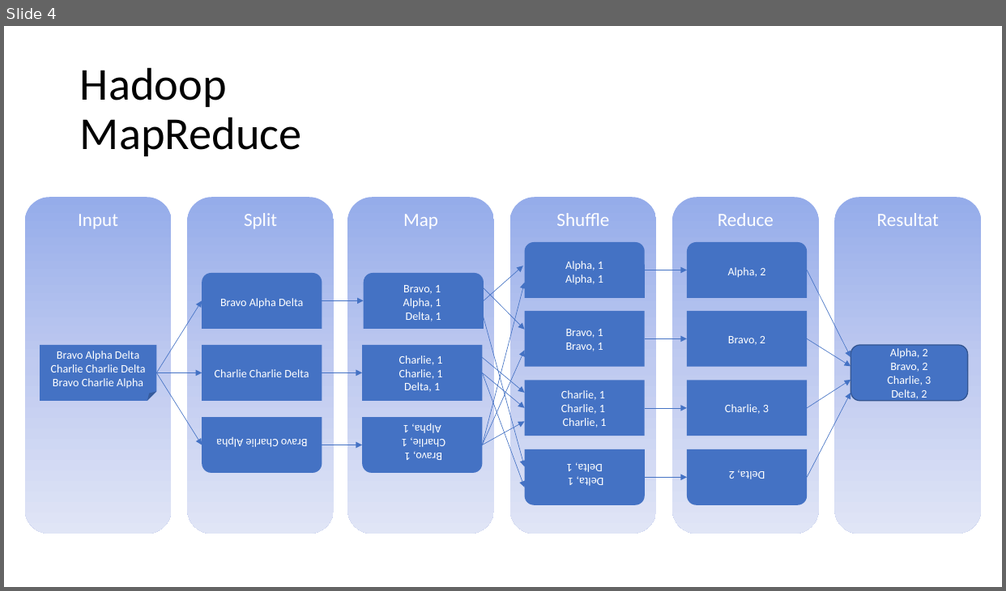
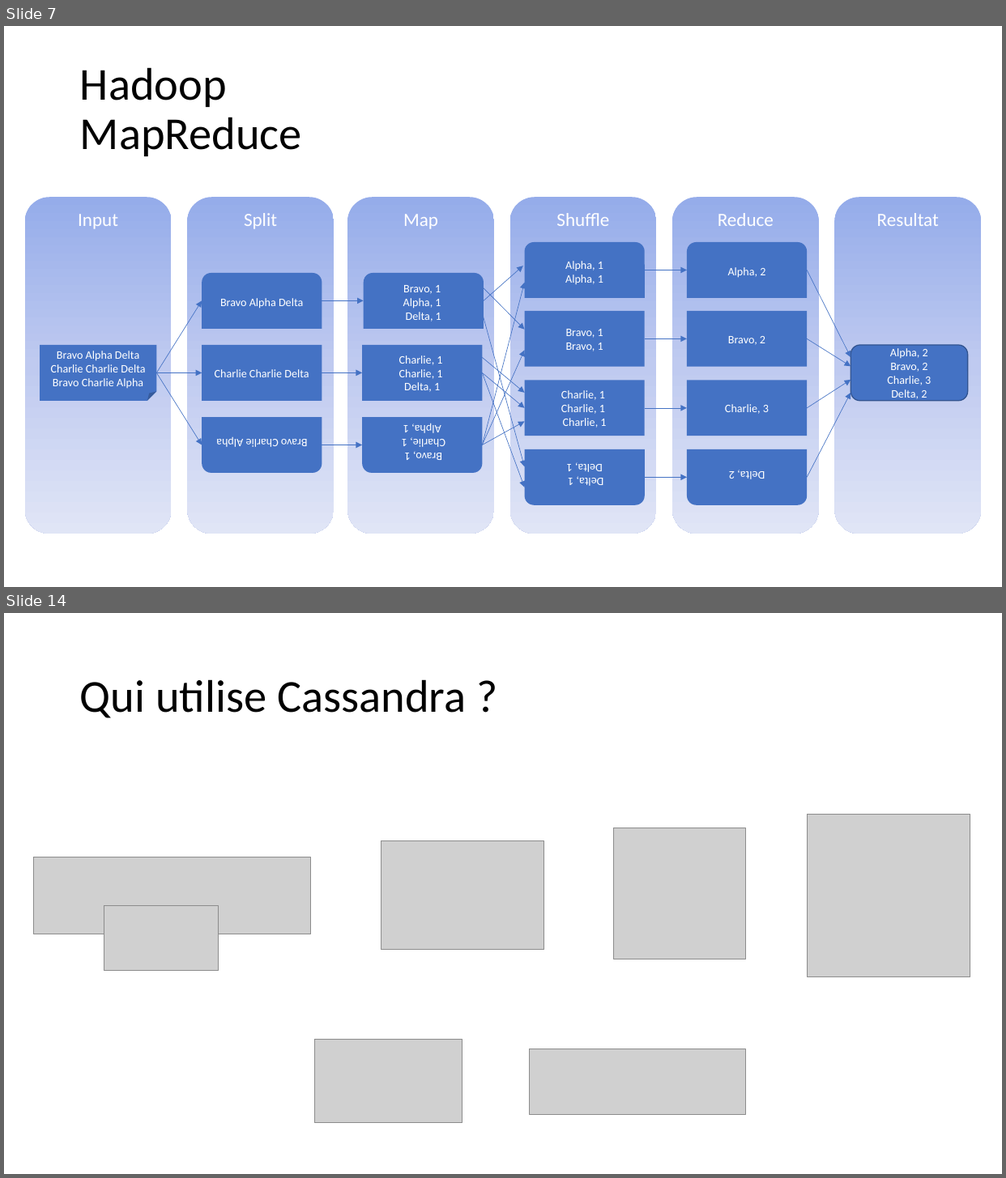
Before and after one commit to matritz-pro/share, a slide deck: topics/Data/bd/hadoop_cassandra/Hadoop_Cassandra.pptx. Shown one above the other, each under a label of ours: slide 4 before the commit, slides 7 and 14 after it; the slides between them are not shown. The pictures are 1006x591 and 1006x1178 pixels, drawn with LibreOffice and Linux fonts; fonts in the diff are those of the drawing; grey boxes stand for pictures. Boxes give left, top, right and bottom in pixels: in the first picture for what was removed or moved away, otherwise in the second. Text is boxed around its words. In the diff, an @@ line names an element or a change of style, - is before the commit and + after.

```diff
--- a/topics/Data/bd/hadoop_cassandra/Hadoop_Cassandra.pptx
+++ b/topics/Data/bd/hadoop_cassandra/Hadoop_Cassandra.pptx
@@ slide 14 added at [4,613,1002,1174], background #FFFFFF @@
@@ title added at [80,679,466,718], 44 pt, text #000000 @@
+Qui utilise Cassandra ?
@@ picture added at [614,828,746,960] @@
@@ picture added at [808,815,970,977] @@
@@ picture added at [381,841,543,950] @@
@@ picture added at [34,858,311,934] @@
@@ picture added at [104,906,219,971] @@
@@ picture added at [315,1040,463,1122] @@
@@ picture added at [529,1050,745,1114] @@
@@ what was slide 4 is now slide 7 @@
```
Also in this commit, not shown: 3 slides changed, 10 other slides added, 1 slide removed, 20 other files.
